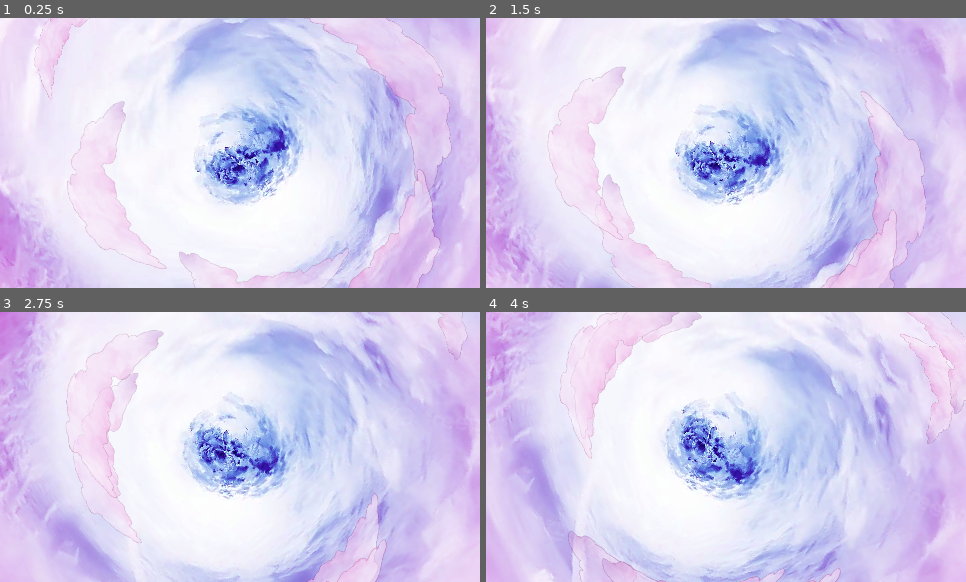
Above: before the commit, frames 1-4 (two rows, left to right).
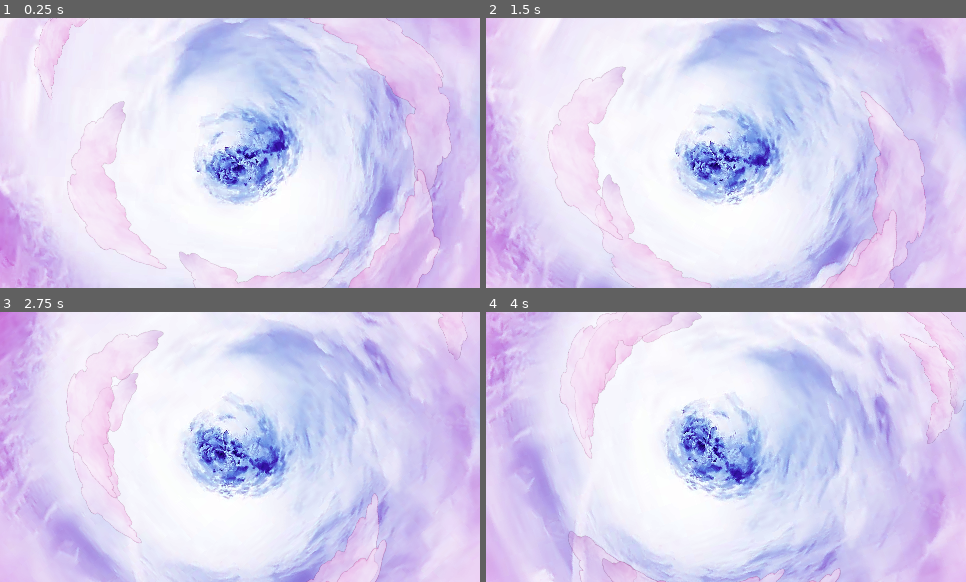
Above: after the commit, the same moments.

Repository: Galitie/async-mobile-client-app
Game: Godot game, scene res://battle/finalBattle/Supernova.tscn
Same seed, same stepped clock (60 frames per second), same inputs: the game is played once before the commit and once after it. This scene is started directly instead of the project's main scene.
Inputs:
- Up to frame 1 (0.25 s): no input
- Up to frame 2 (1.5 s): hold D (move_right) 0.53-1.28 s; tap Space (interact) at 0.6, 1.35 s; hold S (move_down) from 1.28 s (still down)
- Up to frame 3 (2.75 s): release S (move_down) at 2.03 s; hold D (move_right) from 2.03 s (still down); tap Space (interact) at 2.1 s
- Up to frame 4 (4 s): release D (move_right) at 2.78 s; hold W (move_up) 2.78-3.53 s; tap Space (interact) at 2.85, 3.6 s; hold A (move_left) from 3.53 s (still down)

The runs differ from the first frame. In frame 1, less than 0.1% of the frame differs, in the area x 99-100%, y 31-45%; in frame 2, less than 0.1%; in frame 3, less than 0.1%; in frame 4, less than 0.1%.

Commit message:
Added tyler work to supernova animation

Diff:
--- a/game/battle/finalBattle/Supernova.tscn
+++ b/game/battle/finalBattle/Supernova.tscn
@@ -30,6 +30,10 @@
 [ext_resource type="Texture2D" uid="uid://cn7l4ddxjh22e" path="res://battle/finalBattle/elleryFire.png" id="27_u1sms"]
 [ext_resource type="Texture2D" uid="uid://dopm6ekrxuj3u" path="res://battle/finalBattle/nycText.png" id="29_pueg7"]
 [ext_resource type="Texture2D" uid="uid://327eeynf84xm" path="res://battle/finalBattle/tylersApartmentText.png" id="30_dgki7"]
+[ext_resource type="Texture2D" uid="uid://6dvysdp4oagk" path="res://battle/finalBattle/brooklynAerial.png" id="30_uea5u"]
+[ext_resource type="Texture2D" uid="uid://cklfrhx0lgtrd" path="res://battle/finalBattle/workZoom1.png" id="31_am8qw"]
+[ext_resource type="Texture2D" uid="uid://cdkh4jh7qcaiv" path="res://battle/finalBattle/workText.png" id="33_cwr2q"]
+[ext_resource type="Texture2D" uid="uid://b8sjt7iurc8m1" path="res://battle/finalBattle/jkText.png" id="34_a8to3"]
 
 [sub_resource type="Animation" id="Animation_v3l7v"]
 length = 0.001
@@ -443,10 +447,10 @@
 tracks/33/interp = 1
 tracks/33/loop_wrap = true
 tracks/33/keys = {
-"times": PackedFloat32Array(33.1, 39.5, 44.8, 47.8, 56.8, 57.1, 66.1, 68.7, 73.4, 74.4),
-"transitions": PackedFloat32Array(1, 1, 1, 1, 1, 1, 1, 1, 1, 1),
-"update": 0,
-"values": [Vector2(1, 1), Vector2(0.0116667, 0.0132946), Vec …(129 unchanged characters)… , 0.275825), Vector2(0.539579, 0.539579)]
+"times": PackedFloat32Array(33.1, 39.5, 44.8, 47.8, 56.8, 57.1, 66.1, 68.7, 73.4, 74.4, 80, 80.9, 81.8, 84.1, 85.5),
+"transitions": PackedFloat32Array(1, 1, 1, 1, 1, 1, 1, 1, 1, 1, 1, 1, 1, 1, 1),
+"update": 0,
+"values": [Vector2(1, 1), Vector2(0.0116667, 0.0132946), Vec …(129 unchanged characters)… , 0.275825), Vector2(0.539579, 0.539579), Vector2(0.0647895, 0.0647895), Vector2(0.2, 0.2), Vector2(0.0647895, 0.0647895), Vector2(0.1, 0.1), Vector2(0.0583333, 0.0583333)]
 }
 tracks/34/type = "value"
 tracks/34/imported = false
@@ -455,10 +459,10 @@
 tracks/34/interp = 1
 tracks/34/loop_wrap = true
 tracks/34/keys = {
-"times": PackedFloat32Array(32, 32.3, 39.5, 42.1, 45.5, 47.8, 57.3, 65.2, 68.7, 72.4, 74, 75.4),
-"transitions": PackedFloat32Array(1, 1, 1, 1, 1, 1, 1, 1, 1, 1, 0.0717937, 0.0583145),
-"update": 0,
-"values": [Vector2(710, 57), Vector2(710, 57), Vector2(300,  …(132 unchanged characters)… 151), Vector2(-48, -47), Vector2(80, 49)]
+"times": PackedFloat32Array(32, 32.3, 39.5, 42.1, 45.5, 47.8, 57.3, 65.2, 68.7, 72.4, 74, 75.4, 80.1, 81.8, 82.5, 84.2, 85.6, 86.8, 88.3, 89.5),
+"transitions": PackedFloat32Array(1, 1, 1, 1, 1, 1, 1, 1, 1, 1, 0.0717937, 0.0583145, 1, 1, 1, 1, 0.615572, 1, 1, 1),
+"update": 0,
+"values": [Vector2(710, 57), Vector2(710, 57), Vector2(300,  …(132 unchanged characters)… 151), Vector2(-48, -47), Vector2(80, 49), Vector2(296, 127), Vector2(205, 38), Vector2(205, 38), Vector2(536, 50), Vector2(293, 125), Vector2(260, 70), Vector2(170, 129), Vector2(-45, -37)]
 }
 tracks/35/type = "value"
 tracks/35/imported = false
@@ -467,10 +471,10 @@
 tracks/35/interp = 1
 tracks/35/loop_wrap = true
 tracks/35/keys = {
-"times": PackedFloat32Array(39.1, 39.7, 45.2, 45.5, 62.2, 63.5, 65.2, 66, 71.1, 71.8, 73.9, 74.3, 75.1),
-"transitions": PackedFloat32Array(1, 1, 1, 1, 1, 1, 1, 1, 1, 1, 1, 1, 0.014082),
-"update": 0,
-"values": [Color(1, 1, 1, 1), Color(1, 1, 1, 0), Color(1, 1, …(156 unchanged characters)… 0), Color(1, 1, 1, 1), Color(1, 1, 1, 0)]
+"times": PackedFloat32Array(39.1, 39.7, 45.2, 45.5, 62.2, 63.5, 65.2, 66, 71.1, 71.8, 73.9, 74.3, 75.1, 80, 80.2, 81.9, 82.2, 84.1, 84.5),
+"transitions": PackedFloat32Array(1, 1, 1, 1, 1, 1, 1, 1, 1, 1, 1, 1, 0.014082, 1, 1, 1, 1, 1, 1),
+"update": 0,
+"values": [Color(1, 1, 1, 1), Color(1, 1, 1, 0), Color(1, 1, …(156 unchanged characters)… 0), Color(1, 1, 1, 1), Color(1, 1, 1, 0), Color(1, 1, 1, 0), Color(1, 1, 1, 1), Color(1, 1, 1, 1), Color(1, 1, 1, 0), Color(1, 1, 1, 0), Color(1, 1, 1, 1)]
 }
 tracks/36/type = "value"
 tracks/36/imported = false
@@ -527,10 +531,10 @@
 tracks/40/interp = 1
 tracks/40/loop_wrap = true
 tracks/40/keys = {
-"times": PackedFloat32Array(20.3, 44.9),
-"transitions": PackedFloat32Array(1, 1),
+"times": PackedFloat32Array(20.3, 44.9, 78.9, 79.4),
+"transitions": PackedFloat32Array(1, 1, 1, 1),
 "update": 1,
-"values": [false, true]
+"values": [false, true, true, false]
 }
 tracks/41/type = "value"
 tracks/41/imported = false
@@ -768,6 +772,66 @@
 tracks/60/loop_wrap = true
 tracks/60/keys = {
 "times": PackedFloat32Array(71.8, 72.6, 74.8, 75.1),
+"transitions": PackedFloat32Array(1, 1, 1, 1),
+"update": 0,
+"values": [Color(1, 1, 1, 0), Color(1, 1, 1, 1), Color(1, 1, 1, 1), Color(1, 1, 1, 0)]
+}
+tracks/61/type = "value"
+tracks/61/imported = false
+tracks/61/enabled = true
+tracks/61/path = NodePath("brooklyn:modulate")
+tracks/61/interp = 1
+tracks/61/loop_wrap = true
+tracks/61/keys = {
+"times": PackedFloat32Array(75.3, 78.5, 79.8),
+"transitions": PackedFloat32Array(1, 1, 1),
+"update": 0,
+"values": [Color(1, 1, 1, 0), Color(1, 1, 1, 0), Color(1, 1, 1, 1)]
+}
+tracks/62/type = "value"
+tracks/62/imported = false
+tracks/62/enabled = true
+tracks/62/path = NodePath("tylerWork:modulate")
+tracks/62/interp = 1
+tracks/62/loop_wrap = true
+tracks/62/keys = {
+"times": PackedFloat32Array(79.3, 81.8, 82.7),
+"transitions": PackedFloat32Array(1, 1, 1),
+"update": 0,
+"values": [Color(1, 1, 1, 0), Color(1, 1, 1, 0), Color(1, 1, 1, 1)]
+}
+tracks/63/type = "value"
+tracks/63/imported = false
+tracks/63/enabled = true
+tracks/63/path = NodePath("workText:modulate")
+tracks/63/interp = 1
+tracks/63/loop_wrap = true
+tracks/63/keys = {
+"times": PackedFloat32Array(79.4, 82.9, 83.8, 84.8, 85.5),
+"transitions": PackedFloat32Array(1, 1, 1, 1, 1),
+"update": 0,
+"values": [Color(1, 1, 1, 0), Color(1, 1, 1, 0), Color(1, 1, 1, 1), Color(1, 1, 1, 1), Color(1, 1, 1, 0)]
+}
+tracks/64/type = "value"
+tracks/64/imported = false
+tracks/64/enabled = true
+tracks/64/path = NodePath("SuperNova3:rotation")
+tracks/64/interp = 1
+tracks/64/loop_wrap = true
+tracks/64/keys = {
+"times": PackedFloat32Array(84.9, 85.5, 86.7, 87.4, 88),
+"transitions": PackedFloat32Array(1, 1, 1, 1, 1),
+"update": 0,
+"values": [0.0, 0.706025, 0.706025, -0.170875, 0.902479]
+}
+tracks/65/type = "value"
+tracks/65/imported = false
+tracks/65/enabled = true
+tracks/65/path = NodePath("jkText:modulate")
+tracks/65/interp = 1
+tracks/65/loop_wrap = true
+tracks/65/keys = {
+"times": PackedFloat32Array(85.6, 86.2, 88.9, 89.4),
 "transitions": PackedFloat32Array(1, 1, 1, 1),
 "update": 0,
 "values": [Color(1, 1, 1, 0), Color(1, 1, 1, 1), Color(1, 1, 1, 1), Color(1, 1, 1, 0)]
@@ -957,13 +1021,6 @@
 scale = Vector2(0.47043, 0.47043)
 texture = ExtResource("27_u1sms")
 
-[node name="SuperNova3" type="Sprite2D" parent="."]
-modulate = Color(1, 1, 1, 0)
-position = Vector2(80, 49)
-scale = Vector2(0.539579, 0.539579)
-texture = ExtResource("17_u4cf8")
-flip_h = true
-
 [node name="PlutoText" type="Sprite2D" parent="."]
 modulate = Color(1, 1, 1, 0)
 position = Vector2(330, 204)
@@ -993,6 +1050,45 @@
 position = Vector2(226, 136)
 scale = Vector2(0.0688894, 0.0688894)
 texture = ExtResource("20_vw0df")
+
+[node name="nycText" type="Sprite2D" parent="."]
+modulate = Color(1, 1, 1, 0)
+position = Vector2(401, 226)
+scale = Vector2(0.28, 0.28)
+texture = ExtResource("29_pueg7")
+
+[node name="apartmentText" type="Sprite2D" parent="."]
+modulate = Color(1, 1, 1, 0)
+position = Vector2(349, 236)
+scale = Vector2(0.358407, 0.358407)
+texture = ExtResource("30_dgki7")
+
+[node name="brooklyn" type="Sprite2D" parent="."]
+position = Vector2(297, 144)
+scale = Vector2(0.357355, 0.357355)
+texture = ExtResource("30_uea5u")
+
+[node name="tylerWork" type="Sprite2D" parent="."]
+position = Vector2(294, 128)
+scale = Vector2(0.374424, 0.374424)
+texture = ExtResource("31_am8qw")
+
+[node name="SuperNova3" type="Sprite2D" parent="."]
+position = Vector2(-45, -37)
+rotation = 0.902479
+scale = Vector2(0.0583333, 0.0583333)
+texture = ExtResource("17_u4cf8")
+
+[node name="workText" type="Sprite2D" parent="."]
+modulate = Color(1, 1, 1, 0)
+position = Vector2(357, 227)
+scale = Vector2(0.329545, 0.329545)
+texture = ExtResource("33_cwr2q")
+
+[node name="jkText" type="Sprite2D" parent="."]
+modulate = Color(1, 1, 1, 0)
+position = Vector2(253, 123)
+texture = ExtResource("34_a8to3")
 
 [node name="Whiteout" type="ColorRect" parent="."]
 modulate = Color(1, 1, 1, 0)
@@ -1000,15 +1096,3 @@
 offset_top = -27.0
 offset_right = 546.0
 offset_bottom = 308.0
-
-[node name="nycText" type="Sprite2D" parent="."]
-modulate = Color(1, 1, 1, 0)
-position = Vector2(401, 226)
-scale = Vector2(0.28, 0.28)
-texture = ExtResource("29_pueg7")
-
-[node name="apartmentText" type="Sprite2D" parent="."]
-modulate = Color(1, 1, 1, 0)
-position = Vector2(349, 236)
-scale = Vector2(0.358407, 0.358407)
-texture = ExtResource("30_dgki7")
Not shown: 1 places in game/battle/finalBattle/Supernova.tscn that only renumber resources
Binary file added: game/battle/finalBattle/brooklynAerial.png
Not shown, added: game/battle/finalBattle/brooklynAerial.png.import
Binary file added: game/battle/finalBattle/jkText.png
Not shown, added: game/battle/finalBattle/jkText.png.import
Binary file added: game/battle/finalBattle/workText.png
Not shown, added: game/battle/finalBattle/workText.png.import
Binary file added: game/battle/finalBattle/workZoom1.png
Not shown, added: game/battle/finalBattle/workZoom1.png.import
